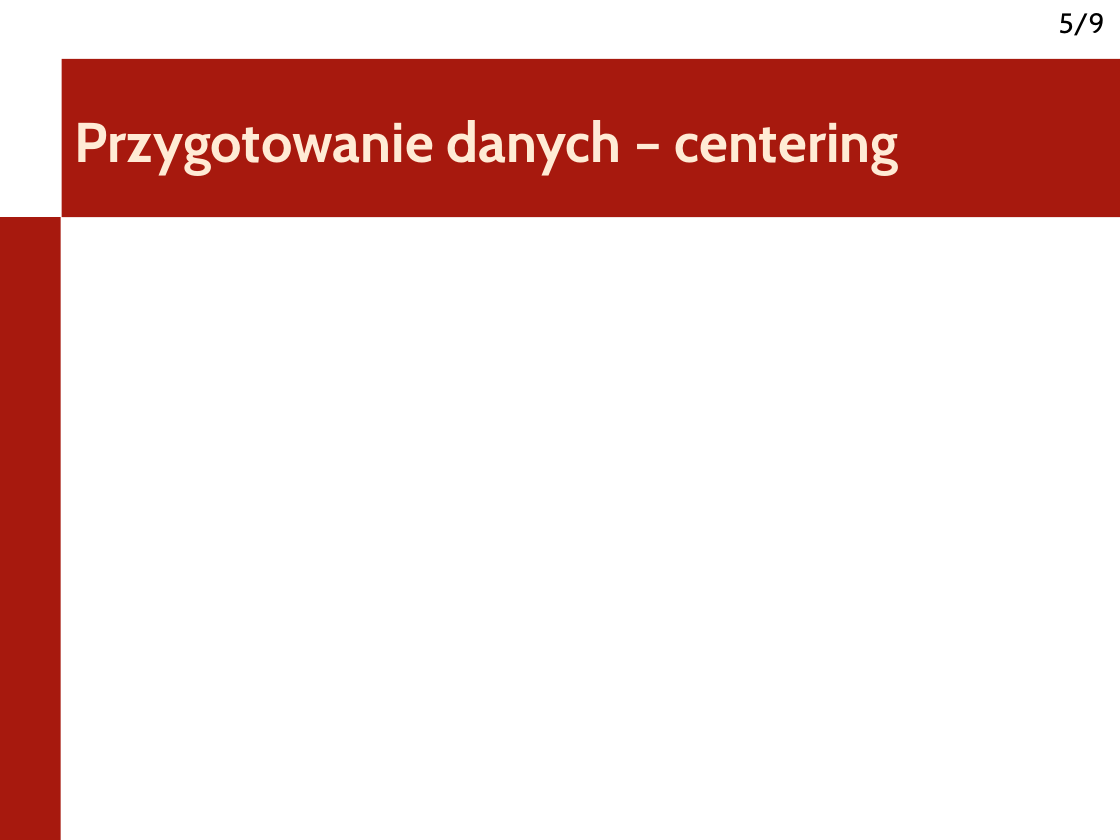
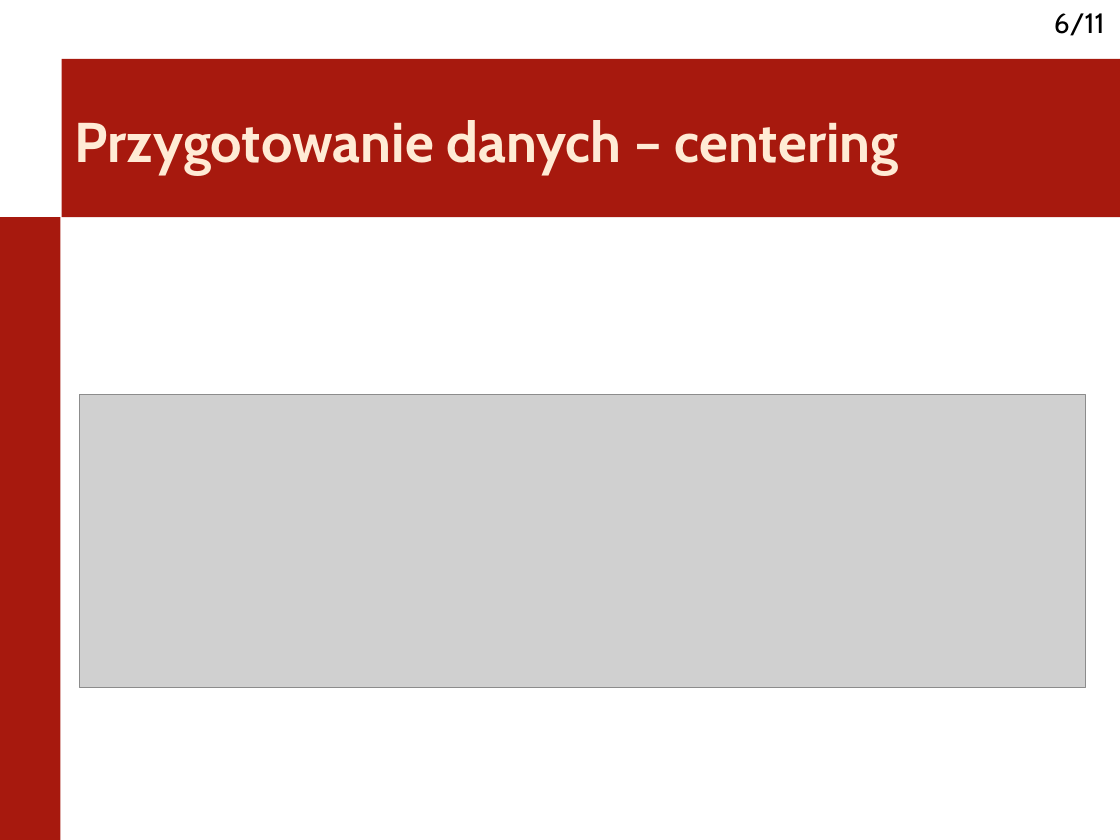
Before and after one commit to KBrus/nton-rbm, a slide deck: slide 6 of doc/prez-GBRBM.odp (slide 5 before the commit). Drawn at 1120x840 pixels with LibreOffice and Linux fonts; fonts in the diff are those of the drawing; grey boxes stand for pictures; background and template pictures are left out. Boxes give left, top, right and bottom in pixels: in the first picture for what was removed or moved away, otherwise in the second. Text is boxed around its words. In the diff, an @@ line names an element or a change of style, - is before the commit and + after.

```diff
--- a/doc/prez-GBRBM.odp
+++ b/doc/prez-GBRBM.odp
@@ page number at bbox=[1054, 13, 1105, 36]: text changed @@
-5/9
+6/11
@@ picture added at bbox=[80, 394, 1085, 688] @@
```
Also in this commit, not shown: 3 other slides changed, 6 slides added, 4 slides removed, 2 other files.
